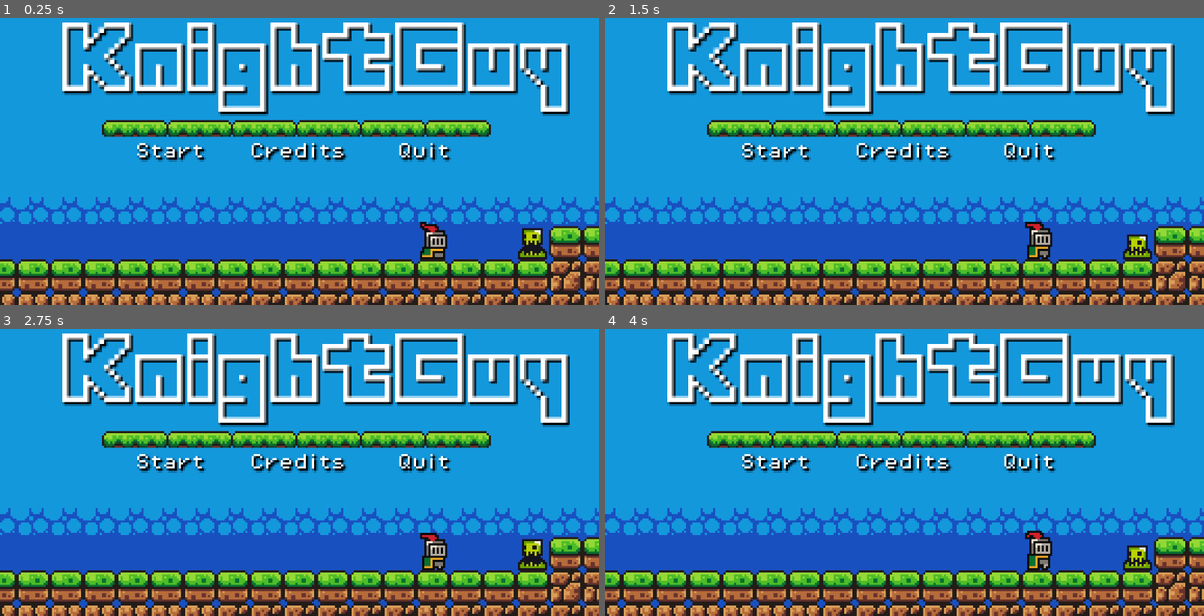
Above: before the commit, frames 1-4 (two rows, left to right).
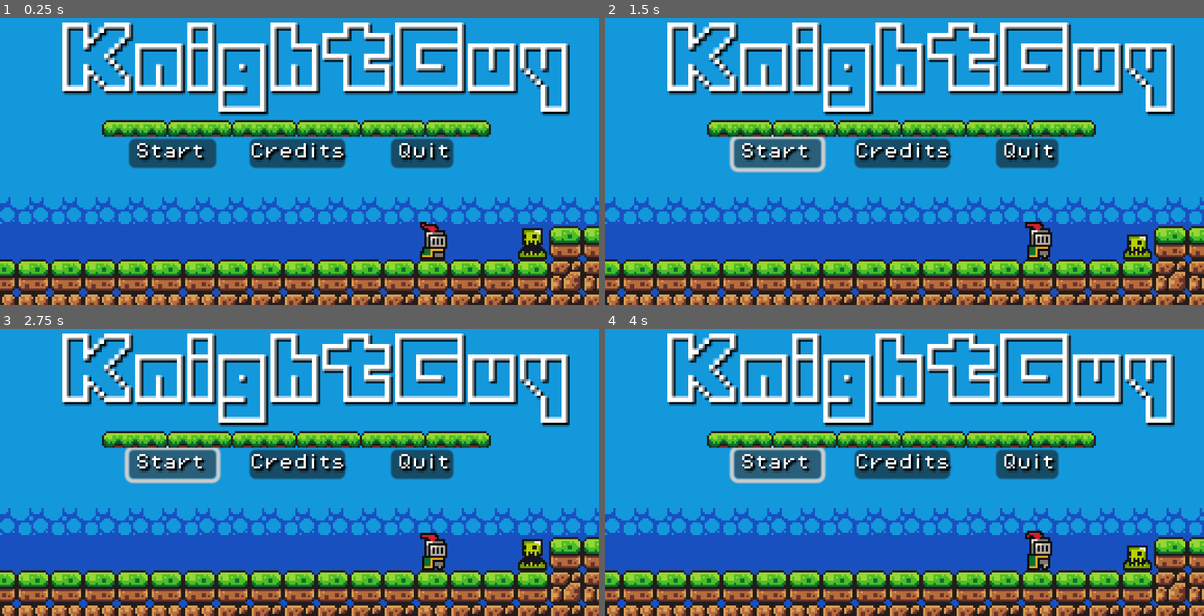
Above: after the commit, the same moments.

Repository: CrimsonCloak/KnightGuy
Game: Godot game, scene res://Scenes/menu.tscn
The game is run twice, just before and just after one commit, with the same random seed, the same clock (stepped at 60 frames per second) and the same inputs. This scene is started directly instead of the project's main scene.
Inputs (mouse positions are in pixels of both pictures, inside the frame that each line leads up to):
- Up to frame 1 (0.25 s): no input
- Up to frame 2 (1.5 s): click (904, 152) at 0.5 s, where only the run after the commit has a clickable "Credits"; click (778, 152) at 1.25 s, where only the run after the commit has a clickable "Start"
- Up to frame 3 (2.75 s): click (173, 463) at 2 s, where only the run after the commit has a clickable "Start"
- Up to frame 4 (4 s): hold D (Move_right) from 2.78 s (still down); tap Up (Jump) at 3.02, 3.77 s

The runs differ from the first frame. In frame 1, 3.6% of the frame differs, in the area x 21-76%, y 41-53%; in frame 2, 4.1%, in the area x 20-76%, y 40-55%; in frame 3, 4.1%; in frame 4, 4.1%.

Commit message:
Add basic buttons (visual)

Diff:
--- a/Scenes/menu.tscn
+++ b/Scenes/menu.tscn
@@ -433,9 +433,9 @@
 layer_2/name = "Main"
 layer_2/tile_data = PackedInt32Array(65529, 0, 0, 131065, 65536, 0, 196601, 65536, 1, 262137, 65536, 0, 327673, 65536,  …(5948 unchanged characters)…
 
-[node name="Labels" type="Node" parent="."]
-
-[node name="Label" type="Label" parent="Labels"]
+[node name="Text" type="Node" parent="."]
+
+[node name="Label" type="Label" parent="Text"]
 offset_left = -6.0
 offset_top = -116.0
 offset_right = 288.0
@@ -445,11 +445,19 @@
 theme_override_font_sizes/font_size = 40
 text = "KnightGuy"
 
-[node name="Label2" type="Label" parent="Labels"]
-offset_left = 25.0
-offset_top = -48.0
-offset_right = 66.0
+[node name="Start_button" type="Button" parent="Text"]
+offset_left = 26.0
+offset_top = -50.0
+offset_right = 68.0
 offset_bottom = -36.0
+theme_override_fonts/font = ExtResource("9_dfjy3")
+theme_override_font_sizes/font_size = 8
+
+[node name="Start" type="Label" parent="Text/Start_button"]
+offset_left = -1.0
+offset_top = 2.0
+offset_right = 40.0
+offset_bottom = 14.0
 theme = SubResource("Theme_6ub5t")
 theme_override_colors/font_shadow_color = Color(0, 0, 0, 1)
 theme_override_fonts/font = ExtResource("9_dfjy3")
@@ -457,11 +465,18 @@
 text = "Start"
 horizontal_alignment = 1
 
-[node name="Label3" type="Label" parent="Labels"]
+[node name="Credits_button" type="Button" parent="Text"]
 offset_left = 84.0
-offset_top = -48.0
+offset_top = -50.0
 offset_right = 130.0
 offset_bottom = -36.0
+theme_override_fonts/font = ExtResource("9_dfjy3")
+theme_override_font_sizes/font_size = 8
+
+[node name="Credits" type="Label" parent="Text/Credits_button"]
+offset_top = 2.0
+offset_right = 46.0
+offset_bottom = 14.0
 theme = SubResource("Theme_6ub5t")
 theme_override_colors/font_shadow_color = Color(0, 0, 0, 1)
 theme_override_fonts/font = ExtResource("9_dfjy3")
@@ -470,11 +485,19 @@
 "
 horizontal_alignment = 1
 
-[node name="Label4" type="Label" parent="Labels"]
-offset_left = 147.0
-offset_top = -48.0
-offset_right = 188.0
+[node name="Quit_button" type="Button" parent="Text"]
+offset_left = 152.0
+offset_top = -50.0
+offset_right = 182.0
 offset_bottom = -36.0
+theme_override_fonts/font = ExtResource("9_dfjy3")
+theme_override_font_sizes/font_size = 8
+
+[node name="Quit" type="Label" parent="Text/Quit_button"]
+offset_left = -5.0
+offset_top = 2.0
+offset_right = 36.0
+offset_bottom = 14.0
 theme = SubResource("Theme_6ub5t")
 theme_override_colors/font_shadow_color = Color(0, 0, 0, 1)
 theme_override_fonts/font = ExtResource("9_dfjy3")
